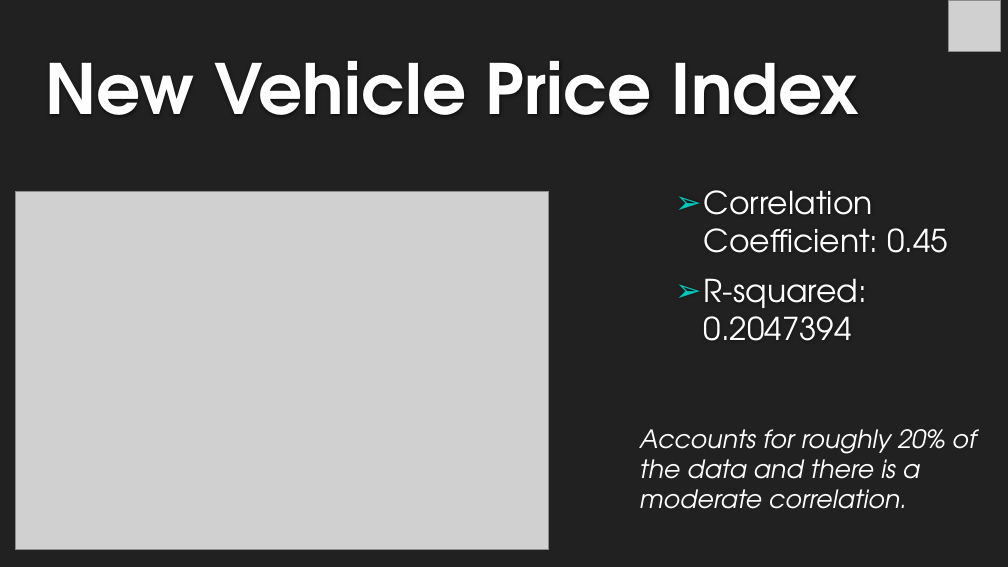
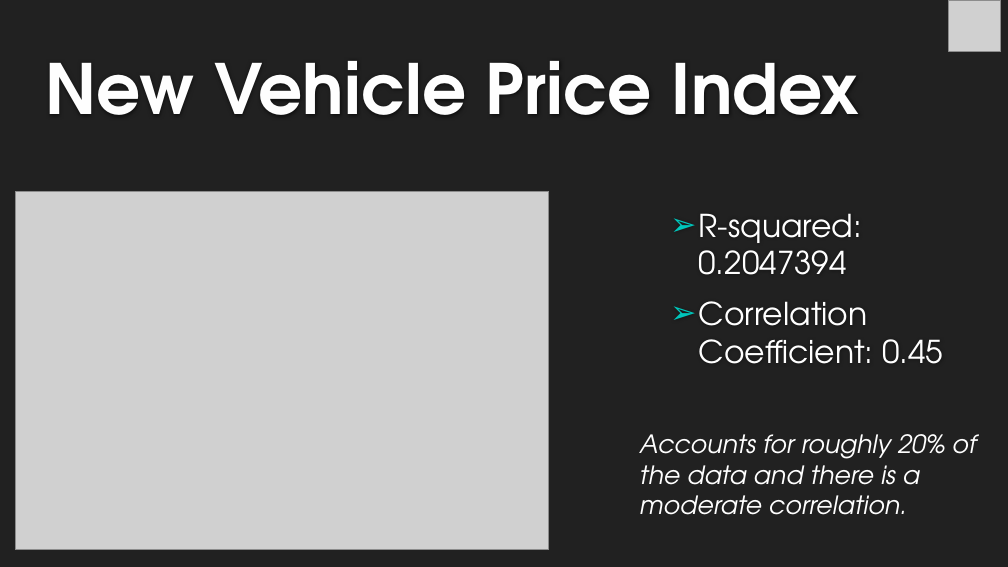
Before and after one commit to michelleherman13/auto-sales, a slide deck: slide 12 of Presentation/Auto_sales_Michelle.pptx. Drawn at 1008x567 pixels with LibreOffice and Linux fonts; fonts in the diff are those of the drawing; grey boxes stand for pictures; background and template pictures are left out. Boxes give left, top, right and bottom in pixels: in the first picture for what was removed or moved away, otherwise in the second. Text is boxed around its words. In the diff, an @@ line names an element or a change of style, - is before the commit and + after.

```diff
--- a/Presentation/Auto_sales_Michelle.pptx
+++ b/Presentation/Auto_sales_Michelle.pptx
@@ text "R-squared: 0.2047394": place and size @@
-text "R-squared: 0.2047394" at [704,190,948,341]
+text "R-squared: 0.2047394" at [699,213,943,364]
@@ text at [699,213,863,275]: paragraph added @@
+➢ R-squared: 0.2047394
@@ text at [704,278,868,341]: paragraph removed @@
-➢ R-squared: 0.2047394
@@ text "Accounts for roughly 20% of ...": place and size @@
-text "Accounts for roughly 20% of ..." at [640,429,976,509]
+text "Accounts for roughly 20% of ..." at [640,434,976,515]
```
Also in this commit, not shown: 4 other slides changed.
